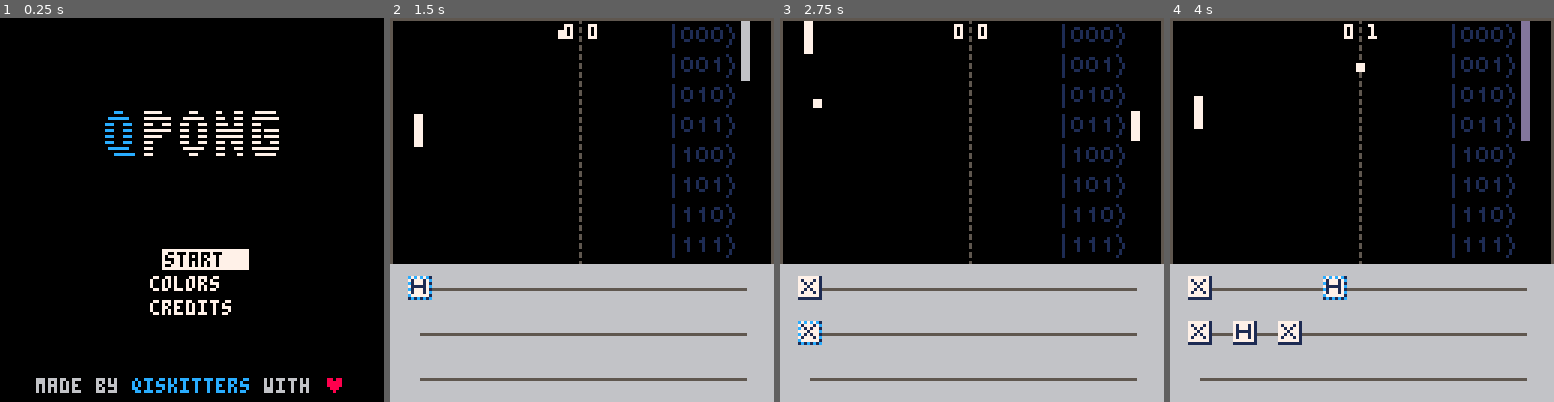
Above: before the commit, frames 1-4 (left to right).
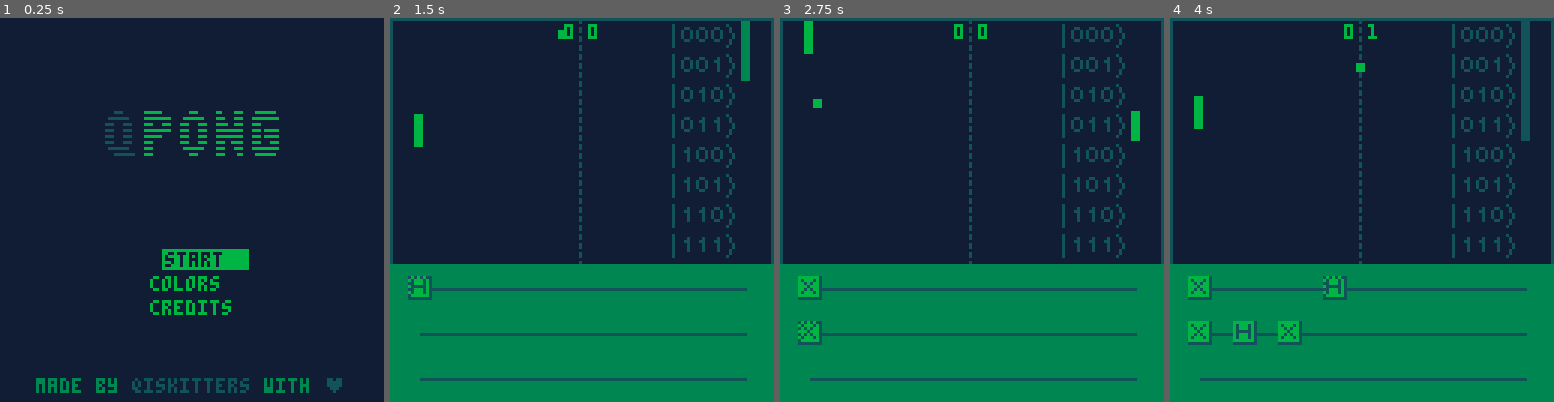
Above: after the commit, the same moments.

Repository: QPong/QPong-PICO-8
Game: PICO-8 cartridge qpong.p8
Same seed, same stepped clock (60 frames per second), same inputs: the game is played once before the commit and once after it.
Inputs:
- Up to frame 1 (0.25 s): no input
- Up to frame 2 (1.5 s): tap O (Z key) at 0.33, 0.7, 1.43 s; tap X (X key) at 1.07 s
- Up to frame 3 (2.75 s): hold Left 1.97-2.37 s; tap X (X key) at 2.07, 2.4, 2.73 s; tap O (Z key) at 2.22 s; hold Down from 2.42 s (still down)
- Up to frame 4 (4 s): release Down at 2.82 s; hold Right 2.87-3.53 s; tap X (X key) at 3.07, 3.4, 3.73 s; tap O (Z key) at 3.1, 3.98 s; hold Up from 3.58 s (still down)

The runs differ from the first frame. In frame 1, 100% of the frame differs, in the area x 0-100%, y 0-100%; in frame 2, 100%; in frame 3, 100%; in frame 4, 100%.

Commit message:
use gameboy color palette by default

Diff:
--- a/qpong.p8
+++ b/qpong.p8
@@ -452,6 +452,8 @@
  palnum=5
  scene = "title"
  init_menu()
+ -- use gameboy color palette
+ gb_palette()
 end
 
 function new_game()
